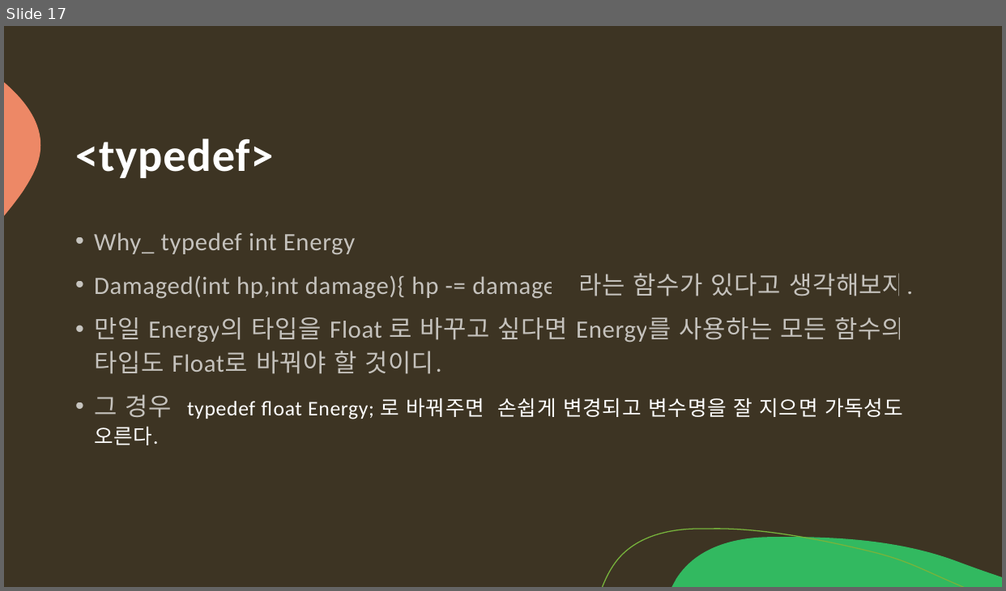
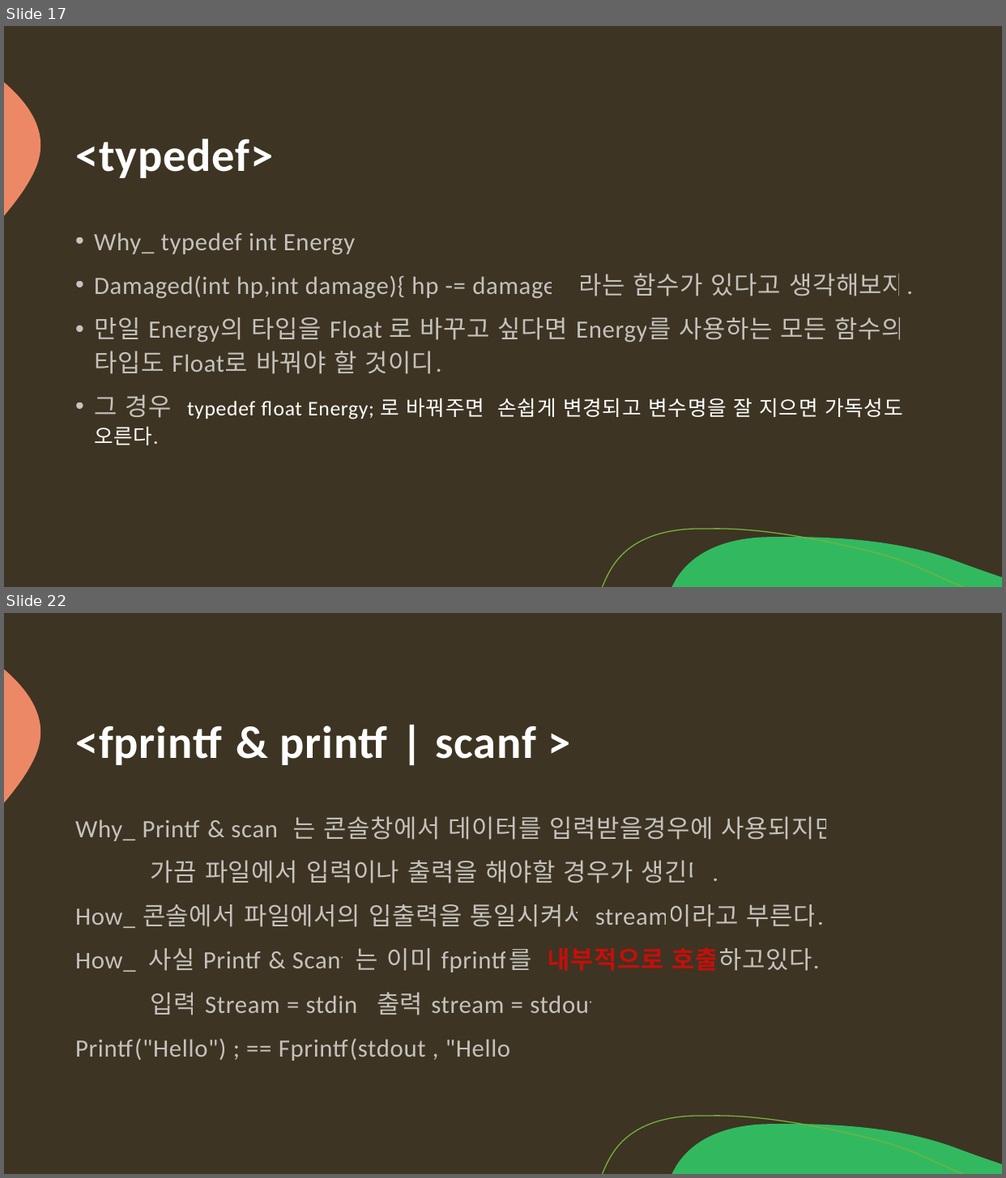
Before and after one commit to arkchimy/_Algorithm, a slide deck: 전공지식/C언어의 기초/C언어 기초지식.pptx. Shown one above the other, each under a label of ours: slide 17 before the commit, slides 17 and 22 after it; the slides between them are not shown. The pictures are 1006x591 and 1006x1178 pixels, drawn with LibreOffice and Linux fonts; fonts in the diff are those of the drawing. Boxes give left, top, right and bottom in pixels: in the first picture for what was removed or moved away, otherwise in the second. Text is boxed around its words. In the diff, an @@ line names an element or a change of style, - is before the commit and + after.

```diff
--- a/전공지식/C언어의 기초/C언어 기초지식.pptx
+++ b/전공지식/C언어의 기초/C언어 기초지식.pptx
@@ slide 22 added at box(4, 613, 1002, 1174), background #3D3423; not listed: 3 template elements that a slide beside it also shows @@
@@ title added at box(75, 726, 536, 765), 44 pt, text #FFFFFF, bold @@
+<fprintf & printf | scanf >
@@ text added at box(75, 816, 838, 1061), 24 pt, text #FFFFFF at 70% opacity @@
+Why_ Printf & scanf 는 콘솔창에서 데이터를 입력받을경우에 사용되지만
+가끔 파일에서 입력이나 출력을 해야할 경우가 생긴다.
+How_ 콘솔에서 파일에서의 입출력을 통일시켜서 stream이라고 부른다.
+How_ 사실 Printf & Scanf 는 이미 fprintf를 내부적으로 호출하고있다.
+입력 Stream = stdin 출력 stream = stdout
+Printf("Hello") ; == Fprintf(stdout , "Hello");
```
Also in this commit, not shown: 5 other slides added.
